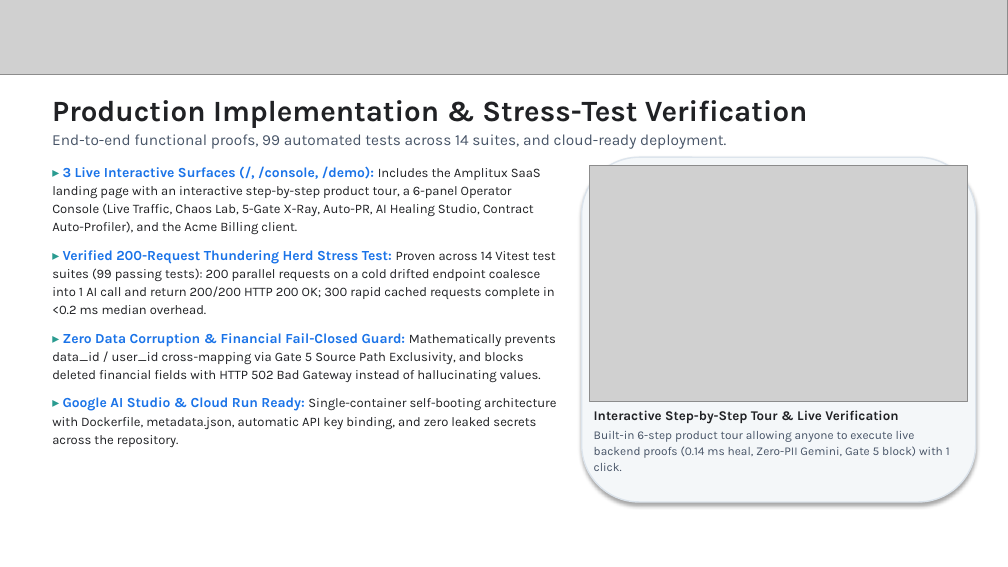
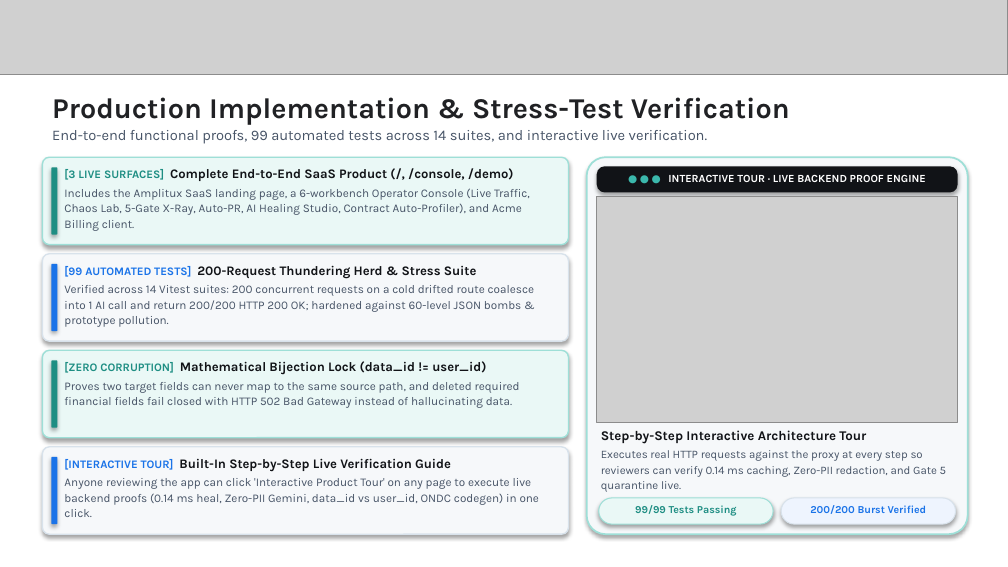
Before and after one commit to Asqi06/Buildathon, a slide deck: slide 8 of Startup_Buildathon_Coders_of_Bharat_AutoPatch.pptx. Drawn at 1008x567 pixels with LibreOffice and Linux fonts; fonts in the diff are those of the drawing; grey boxes stand for pictures. Boxes give left, top, right and bottom in pixels: in the first picture for what was removed or moved away, otherwise in the second. Text is boxed around its words. In the diff, an @@ line names an element or a change of style, - is before the commit and + after.

Commit message:
fix(vercel): resolve TS2688 node types build error, add serverless api entrypoint, and overhaul pitch deck layout

```diff
--- a/Startup_Buildathon_Coders_of_Bharat_AutoPatch.pptx
+++ b/Startup_Buildathon_Coders_of_Bharat_AutoPatch.pptx
@@ text at (x1=52, y1=97, x2=790, y2=125): size 21 to 20.5 pt in "Production Implementation & Stress-Test Verification"; less space between paragraphs @@
@@ text at (x1=52, y1=130, x2=707, y2=144): text changed; size 11 to 10.5 pt @@
-End-to-end functional proofs, 99 automated tests across 14 suites, and cloud-ready deployment.
+End-to-end functional proofs, 99 automated tests across 14 suites, and interactive live verification.
@@ rounded rectangle added at (x1=42, y1=157, x2=569, y2=245), fill #EAF8F6, outline #9EDFD7 1 pt @@
@@ rounded rectangle added at (x1=51, y1=167, x2=57, y2=235), fill #1E8E83 @@
@@ text removed at (x1=52, y1=166, x2=556, y2=447) @@
-▸ 3 Live Interactive Surfaces (/, /console, /demo): Includes the Amplitux SaaS landing page with an interactive step-by-step product tour, a 6-panel Operator Console (Live Traffic, Chaos Lab, 5-Gate X-Ray, Auto-PR, AI Healing Studio, Contract Auto-Profiler), and the Acme Billing client.
-▸ Verified 200-Request Thundering Herd Stress Test: Proven across 14 Vitest test suites (99 passing tests): 200 parallel requests on a cold drifted endpoint coalesce into 1 AI call and return 200/200 HTTP 200 OK; 300 rapid cached requests complete in <0.2 ms median overhead.
-▸ Zero Data Corruption & Financial Fail-Closed Guard: Mathematically prevents data_id / user_id cross-mapping via Gate 5 Source Path Exclusivity, and blocks deleted financial fields with HTTP 502 Bad Gateway instead of hallucinating values.
-▸ Google AI Studio & Cloud Run Ready: Single-container self-booting architecture with Dockerfile, metadata.json, automatic API key binding, and zero leaked secrets across the repository.
@@ text added at (x1=64, y1=168, x2=530, y2=231), 8.4 pt, text #475467 @@
+[3 LIVE SURFACES] Complete End-to-End SaaS Product (/, /console, /demo)
+Includes the Amplitux SaaS landing page, a 6-workbench Operator Console (Live Traffic, Chaos Lab, 5-Gate X-Ray, Auto-PR, AI Healing Studio, Contract Auto-Profiler), and Acme Billing client.
@@ rounded rectangle resized from (x1=582, y1=157, x2=976, y2=502) to (x1=587, y1=157, x2=968, y2=534) @@
@@ rounded rectangle at (x1=587, y1=157, x2=968, y2=534): fill #F4F7F9 to #F6F8FA; outline #DCE4EC 1 pt to #9EDFD7 1.25 pt; proportions changed @@
@@ rounded rectangle added at (x1=597, y1=166, x2=958, y2=193), fill #111317, 7.8 pt, text #FFFFFF, bold @@
+● ● ● INTERACTIVE TOUR · LIVE BACKEND PROOF ENGINE
@@ picture resized from (x1=590, y1=165, x2=968, y2=401) to (x1=597, y1=197, x2=958, y2=422) @@
@@ rounded rectangle added at (x1=42, y1=254, x2=569, y2=342), fill #F6F8FA, outline #D8E2EB 1 pt @@
@@ rounded rectangle added at (x1=51, y1=264, x2=57, y2=332), fill #1A73E8 @@
@@ text added at (x1=64, y1=266, x2=535, y2=327), 8.4 pt, text #475467 @@
+[99 AUTOMATED TESTS] 200-Request Thundering Herd & Stress Suite
+Verified across 14 Vitest suites: 200 concurrent requests on a cold drifted route coalesce into 1 AI call and return 200/200 HTTP 200 OK; hardened against 60-level JSON bombs & prototype pollution.
@@ rounded rectangle added at (x1=42, y1=351, x2=569, y2=438), fill #EAF8F6, outline #9EDFD7 1 pt @@
@@ rounded rectangle added at (x1=51, y1=361, x2=57, y2=428), fill #1E8E83 @@
@@ text added at (x1=64, y1=361, x2=520, y2=408), 8.4 pt, text #475467 @@
+[ZERO CORRUPTION] Mathematical Bijection Lock (data_id != user_id)
+Proves two target fields can never map to the same source path, and deleted required financial fields fail closed with HTTP 502 Bad Gateway instead of hallucinating data.
@@ rounded rectangle added at (x1=42, y1=447, x2=569, y2=534), fill #F6F8FA, outline #D8E2EB 1 pt @@
@@ text at (x1=601, y1=430, x2=946, y2=492): text changed; size 8.5 to 8.2 pt @@
-Interactive Step-by-Step Tour & Live Verification
-Built-in 6-step product tour allowing anyone to execute live backend proofs (0.14 ms heal, Zero-PII Gemini, Gate 5 block) with 1 click.
+Step-by-Step Interactive Architecture Tour
+Executes real HTTP requests against the proxy at every step so reviewers can verify 0.14 ms caching, Zero-PII redaction, and Gate 5 quarantine live.
@@ rounded rectangle added at (x1=51, y1=457, x2=57, y2=524), fill #1A73E8 @@
@@ text added at (x1=64, y1=459, x2=540, y2=517), 8.4 pt, text #475467 @@
+[INTERACTIVE TOUR] Built-In Step-by-Step Live Verification Guide
+Anyone reviewing the app can click 'Interactive Product Tour' on any page to execute live backend proofs (0.14 ms heal, Zero-PII Gemini, data_id vs user_id, ONDC codegen) in one click.
@@ rounded rectangle added at (x1=599, y1=498, x2=773, y2=524), fill #EAF8F6, outline #9EDFD7 0.75 pt, 7.6 pt, text #1E8E83, bold @@
+99/99 Tests Passing
@@ rounded rectangle added at (x1=781, y1=498, x2=956, y2=524), fill #EEF4FE, outline #D8E2EB 0.75 pt, 7.6 pt, text #1A73E8, bold @@
+200/200 Burst Verified
```
Also in this commit, not shown: 6 other slides changed, 10 other files.
